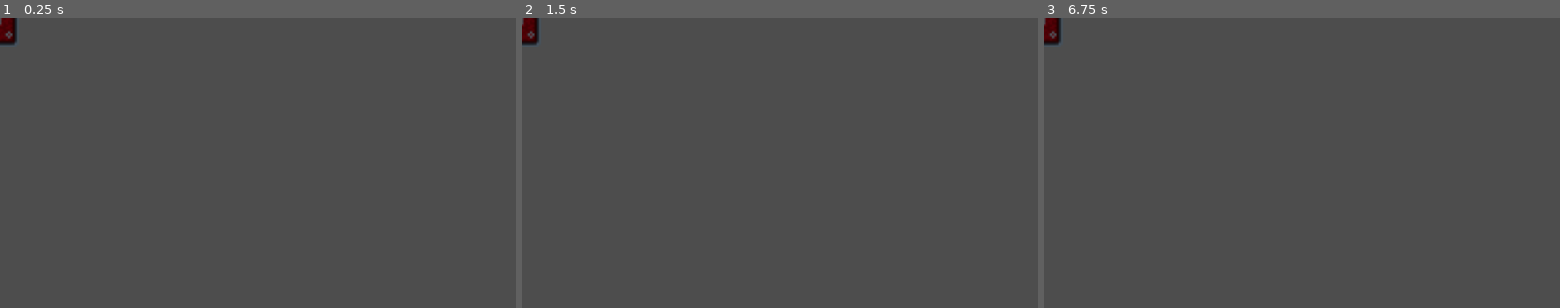
Above: before the commit, frames 1-3 (left to right).
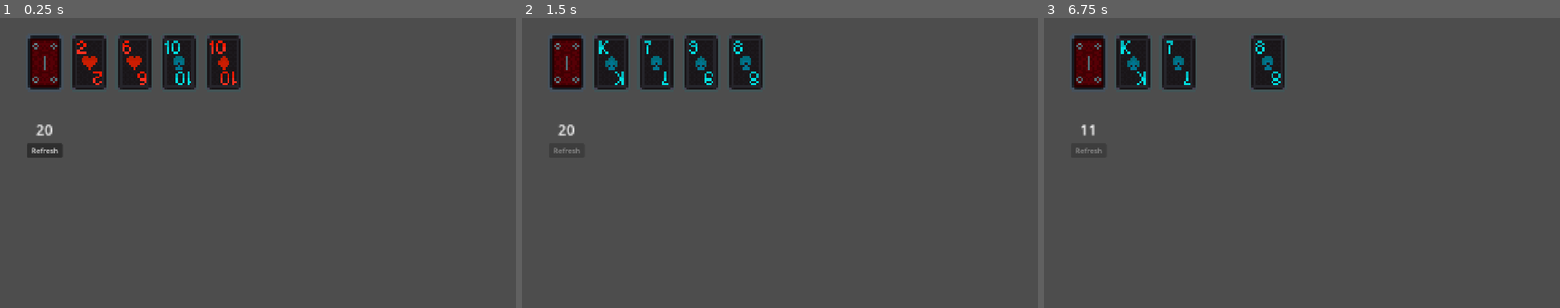
Above: after the commit, the same moments.

Repository: Linkseyes/Scoundrel2d
Game: Godot game, scene res://Main.tscn
Same seed, same stepped clock (60 frames per second), same inputs: the game is played once before the commit and once after it.
Inputs (mouse positions are in pixels of both pictures, inside the frame that each line leads up to):
- Up to frame 1 (0.25 s): no input
- Up to frame 2 (1.5 s): click (568, 151) at 0.5 s, where only the run after the commit has a clickable "Refresh"; tap Enter at 1.25 s; move the mouse to (893, 148) at 1.27 s; click (893, 148) at 1.35 s
- Up to frame 3 (6.75 s): tap Space at 2, 3.5, 5 s; move the mouse to (1198, 177) at 2.02 s; click (1198, 177) at 2.1 s; tap Enter at 2.75, 4.25 s; move the mouse to (1353, 99) at 2.77 s; click (1353, 99) at 2.85 s; move the mouse to (1276, 221) at 3.52 s; click (1276, 221) at 3.6 s; move the mouse to (1456, 206) at 4.27 s; click (1456, 206) at 4.35 s; move the mouse to (1147, 119) at 5.02 s; click (1147, 119) at 5.1 s; move the mouse to (1327, 163) at 5.77 s; click (1327, 163) at 5.85 s; move the mouse to (1224, 90) at 6.52 s; click (1224, 90) at 6.6 s

The runs differ from the first frame. In frame 1, 6.7% of the frame differs, in the area x 0-47%, y 0-49%; in frame 2, 6.4%; in frame 3, 5.2%.
Error before the commit: Invalid call. Nonexistent function 'start' in base 'Area2D'. (res://scripts/main.gd:14)

Commit message:
Made core game mechanics

Diff:
--- a/Card.tscn
+++ b/Card.tscn
@@ -1,9 +1,22 @@
 [gd_scene format=3 uid="uid://4py50e25l2xu"]
 
-[ext_resource type="Script" uid="uid://whmhy6jf55aj" path="res://scripts/card.gd" id="1_hael8"]
+[ext_resource type="Script" uid="uid://mcnv8mubrawc" path="res://scripts/card/playing_card.gd" id="1_dd2wi"]
+[ext_resource type="Texture2D" uid="uid://cjcvyn7derlw1" path="res://resources/deck_atlas_texture.tres" id="2_hael8"]
 
-[sub_resource type="Image" id="Image_dd2wi"]
+[sub_resource type="RectangleShape2D" id="RectangleShape2D_u4fkt"]
+size = Vector2(18, 26)
 
-[node name="Card" type="Node2D" unique_id=1809774685]
-script = ExtResource("1_hael8")
-sprite = SubResource("Image_dd2wi")
+[node name="Card" type="Area2D" unique_id=582366]
+scale = Vector2(5, 5)
+script = ExtResource("1_dd2wi")
+card_size = Vector2(17, 26)
+
+[node name="Sprite2D" type="Sprite2D" parent="." unique_id=2128474220]
+texture_filter = 1
+texture = ExtResource("2_hael8")
+
+[node name="CollisionShape2D" type="CollisionShape2D" parent="." unique_id=1751566344]
+shape = SubResource("RectangleShape2D_u4fkt")
+
+[connection signal="mouse_entered" from="." to="." method="_on_mouse_entered"]
+[connection signal="mouse_exited" from="." to="." method="_on_mouse_exited"]
--- a/Deck.tscn
+++ b/Deck.tscn
@@ -1,8 +1,9 @@
 [gd_scene format=3 uid="uid://geqdqxrxrnti"]
 
-[ext_resource type="Script" uid="uid://ddvubd0aov3wn" path="res://deck.gd" id="1_kjdvm"]
-[ext_resource type="Texture2D" uid="uid://cwhl3pvwjpj1h" path="res://art/playingcards/cards_dark_alt.PNG" id="1_pyaef"]
-[ext_resource type="Script" uid="uid://brruukimkm44l" path="res://scripts/deck_collision.gd" id="3_4nk3w"]
+[ext_resource type="Script" uid="uid://ddvubd0aov3wn" path="res://scripts/deck/playing_deck.gd" id="1_kjdvm"]
+[ext_resource type="Texture2D" uid="uid://cjcvyn7derlw1" path="res://resources/deck_atlas_texture.tres" id="2_kjdvm"]
+[ext_resource type="Script" uid="uid://brruukimkm44l" path="res://scripts/deck/deck_collision.gd" id="3_4nk3w"]
+[ext_resource type="Script" uid="uid://cdqyhhrqtxled" path="res://scripts/deck/deck_generator.gd" id="4_4nk3w"]
 
 [sub_resource type="RectangleShape2D" id="RectangleShape2D_pyaef"]
 size = Vector2(16, 26)
@@ -12,10 +13,17 @@
 script = ExtResource("1_kjdvm")
 
 [node name="Sprite2D" type="Sprite2D" parent="." unique_id=2011587644]
-texture = ExtResource("1_pyaef")
+texture_filter = 1
+texture = ExtResource("2_kjdvm")
 region_enabled = true
 region_rect = Rect2(18, 108, 17, 26)
 
 [node name="CollisionShape2D" type="CollisionShape2D" parent="." unique_id=579058947]
 shape = SubResource("RectangleShape2D_pyaef")
 script = ExtResource("3_4nk3w")
+
+[node name="DeckGenerator" type="Node2D" parent="." unique_id=915207400]
+script = ExtResource("4_4nk3w")
+
+[connection signal="mouse_entered" from="." to="CollisionShape2D" method="_on_deck_mouse_entered"]
+[connection signal="mouse_exited" from="." to="CollisionShape2D" method="_on_deck_mouse_exited"]
--- a/Main.tscn
+++ b/Main.tscn
@@ -2,12 +2,81 @@
 
 [ext_resource type="PackedScene" uid="uid://geqdqxrxrnti" path="res://Deck.tscn" id="1_glv2v"]
 [ext_resource type="Script" uid="uid://dsc3deiq5bnev" path="res://scripts/main.gd" id="1_uu6xs"]
+[ext_resource type="Script" uid="uid://dvu60ttfev3f2" path="res://scripts/room_manager.gd" id="2_cm0pq"]
+[ext_resource type="PackedScene" uid="uid://4py50e25l2xu" path="res://Card.tscn" id="2_r0du0"]
+[ext_resource type="PackedScene" uid="uid://bcsl7ufior7x0" path="res://Player.tscn" id="4_cm0pq"]
+[ext_resource type="Script" uid="uid://3rerd7eqmwej" path="res://scripts/room_button.gd" id="5_3dxm6"]
 
 [node name="Main" type="Node" unique_id=729807428]
 script = ExtResource("1_uu6xs")
 
-[node name="Deck" parent="." unique_id=1800380479 instance=ExtResource("1_glv2v")]
+[node name="RoomManager" type="Node" parent="." unique_id=304507287 node_paths=PackedStringArray("player")]
+script = ExtResource("2_cm0pq")
+room_size = 4
+card_scene = ExtResource("2_r0du0")
+player = NodePath("../Player")
 
-[node name="StartingPosition" type="Marker2D" parent="." unique_id=432278017]
-position = Vector2(200, 200)
+[node name="Deck" parent="RoomManager" unique_id=1800380479 instance=ExtResource("1_glv2v")]
+
+[node name="CurrentRoom" type="Node" parent="RoomManager" unique_id=230547691]
+
+[node name="CardSpawnPoints" type="Node" parent="RoomManager" unique_id=271273358]
+
+[node name="SpawnPointOne" type="Marker2D" parent="RoomManager/CardSpawnPoints" unique_id=1915057665]
+position = Vector2(200, 100)
+
+[node name="SpawnPointTwo" type="Marker2D" parent="RoomManager/CardSpawnPoints" unique_id=1539722105]
+position = Vector2(300, 100)
+
+[node name="SpawnPointThree" type="Marker2D" parent="RoomManager/CardSpawnPoints" unique_id=83121742]
+position = Vector2(400, 100)
+
+[node name="SpawnPointFour" type="Marker2D" parent="RoomManager/CardSpawnPoints" unique_id=1476255795]
+position = Vector2(500, 100)
+
+[node name="Button" type="Button" parent="RoomManager" unique_id=1029293326 node_paths=PackedStringArray("manager")]
+offset_left = 60.0
+offset_top = 280.0
+offset_right = 140.0
+offset_bottom = 312.0
+pivot_offset = Vector2(40, 16)
+disabled = true
+action_mode = 0
+text = "Button"
+script = ExtResource("5_3dxm6")
+manager = NodePath("..")
+
+[node name="DeckPosition" type="Marker2D" parent="." unique_id=432278017]
+position = Vector2(100, 100)
 scale = Vector2(5, 5)
+
+[node name="Player" parent="." unique_id=2019715754 node_paths=PackedStringArray("health_label") instance=ExtResource("4_cm0pq")]
+position = Vector2(200, 250)
+max_health = 20
+health_label = NodePath("Label")
+
+[node name="Label" type="Label" parent="Player" unique_id=1712806102]
+custom_minimum_size = Vector2(50, 50)
+anchors_preset = 15
+anchor_right = 1.0
+anchor_bottom = 1.0
+offset_left = -125.0
+offset_top = -25.0
+offset_right = -75.0
+offset_bottom = 25.0
+grow_horizontal = 2
+grow_vertical = 2
+scale = Vector2(2, 2)
+pivot_offset = Vector2(25, 25)
+text = "20"
+horizontal_alignment = 1
+vertical_alignment = 1
+
+[node name="DiscardPilePosition" type="Marker2D" parent="Player" unique_id=643121820]
+position = Vector2(300, 0)
+scale = Vector2(25, 25)
+
+[node name="ArmorPosition" type="Marker2D" parent="Player" unique_id=1097545639]
+position = Vector2(100, 0)
+
+[connection signal="pressed" from="RoomManager/Button" to="RoomManager/Button" method="_on_pressed"]
--- /dev/null
+++ b/Player.tscn
@@ -0,0 +1,6 @@
+[gd_scene format=3 uid="uid://bcsl7ufior7x0"]
+
+[ext_resource type="Script" uid="uid://b1le5rjt5kr6j" path="res://scripts/player.gd" id="1_xhfnw"]
+
+[node name="Player" type="Node2D" unique_id=2019715754]
+script = ExtResource("1_xhfnw")
--- a/project.godot
+++ b/project.godot
@@ -23,6 +23,14 @@
 
 project/assembly_name="Scoundrel2D"
 
+[input]
+
+left_mouse_click={
+"deadzone": 0.2,
+"events": [Object(InputEventMouseButton,"resource_local_to_scene":false,"resource_name":"","device":-1,"window_id":0,"alt_pressed":false,"shift_pressed":false,"ctrl_pressed":false,"meta_pressed":false,"button_mask":0,"position":Vector2(0, 0),"global_position":Vector2(0, 0),"factor":1.0,"button_index":1,"canceled":false,"pressed":false,"double_click":false,"script":null)
+]
+}
+
 [physics]
 
 3d/physics_engine="Jolt Physics"
--- /dev/null
+++ b/resources/deck_atlas_texture.tres
@@ -0,0 +1,7 @@
+[gd_resource type="AtlasTexture" format=3 uid="uid://cjcvyn7derlw1"]
+
+[ext_resource type="Texture2D" uid="uid://cwhl3pvwjpj1h" path="res://art/playingcards/cards_dark_alt.PNG" id="1_0abwy"]
+
+[resource]
+atlas = ExtResource("1_0abwy")
+region = Rect2(0, 0, 251, 134)
--- /dev/null
+++ b/resources/playing_deck.tres
@@ -0,0 +1,8 @@
+[gd_resource type="Resource" script_class="Deck" format=3 uid="uid://cluy8lmxqx3ng"]
+
+[ext_resource type="Script" uid="uid://whmhy6jf55aj" path="res://scripts/custom_resources/card.gd" id="1_ny5uw"]
+[ext_resource type="Script" uid="uid://c5wwufrvpghf1" path="res://scripts/custom_resources/deck.gd" id="2_xfykk"]
+
+[resource]
+script = ExtResource("2_xfykk")
+metadata/_custom_type_script = "uid://c5wwufrvpghf1"
--- a/scripts/card.gd
+++ /dev/null
@@ -1,11 +0,0 @@
-class_name Card
-extends Resource
-
-@export var value: int
-@export var role: String
-@export var sprite: Image
-
-func _init(p_value = 0, p_role = "", p_sprite = null):
-	value = p_value
-	role = p_role
-	sprite = p_sprite
--- /dev/null
+++ b/scripts/card/playing_card.gd
@@ -0,0 +1,37 @@
+class_name PlayingCard
+extends Area2D
+
+@export var card_size: Vector2
+var card: Card
+var selected: bool
+var room_manager: RoomManager
+
+
+# Called when the node enters the scene tree for the first time.
+func _ready() -> void:
+	selected = false
+
+# Called every frame. 'delta' is the elapsed time since the previous frame.
+func _process(delta: float) -> void:
+	if Input.is_action_just_pressed("left_mouse_click") and selected:
+		room_manager.use_card(self)
+
+func start(pos: Vector2, p_card: Card, manager: RoomManager):
+	position = pos
+	card = p_card
+	room_manager = manager
+
+	var sprite_position = Vector2(0,0)
+
+	sprite_position.x = (card_size.x + 1) * (card.number + card.face)
+	sprite_position.y = (card_size.y + 1) * (card.suit -1)
+	$Sprite2D.region_enabled = true
+	$Sprite2D.region_rect = Rect2(sprite_position, card_size)
+
+	show()
+
+func _on_mouse_entered() -> void:
+	selected = true
+
+func _on_mouse_exited() -> void:
+	selected = false
--- /dev/null
+++ b/scripts/custom_resources/card.gd
@@ -0,0 +1,45 @@
+# Resourse Class of a card
+class_name Card
+extends Resource
+
+# The Face of a card, NULL if it is a number
+enum Faces {
+	NULL,
+	JACK,
+	QUEEN,
+	KING,
+	JOKER
+}
+
+# The Face of a card, NULL for NULL's sake
+enum Suits {
+	NULL,
+	HEARTS,
+	DIAMONDS,
+	CLUBS,
+	SPADES
+}
+
+# True if the card is a number card from the Ace to a 10
+@export var is_numbered_card: bool
+# True if the card is a face card: Jack, Queen, King or Joker
+@export var is_face_card: bool
+# The number of the card if it is a card number between a 1-10 range
+@export_range(1,10) var number: int
+# The Face of the card
+@export var face: Faces
+# The Suit of the card
+@export var suit: Suits
+
+func _init(is_num_c=false, is_face_c=false, num=0, p_face=Faces.NULL, p_suit=Suits.NULL):
+	is_numbered_card = is_num_c
+	is_face_card = is_face_c
+	number = num
+	face = p_face
+	suit = p_suit
+
+func _to_string() -> String:
+	if is_numbered_card:
+		return str(number) + " of " + str(Suits.keys()[suit])
+	else:
+		return str(Faces.keys()[face]) + " of " + str(Suits.keys()[suit])
--- /dev/null
+++ b/scripts/custom_resources/deck.gd
@@ -0,0 +1,7 @@
+class_name Deck
+extends Resource
+
+@export var deck: Array[Card]
+
+func _init(p_deck: Array[Card] = []):
+	deck = p_deck
--- a/scripts/deck_collision.gd
+++ b/scripts/deck/deck_collision.gd
@@ -1,17 +1,23 @@
 extends CollisionShape2D
 
+var in_deck: bool
 
 # Called when the node enters the scene tree for the first time.
 func _ready() -> void:
-	pass # Replace with function body.
+	in_deck = false
 
 
 # Called every frame. 'delta' is the elapsed time since the previous frame.
 func _process(delta: float) -> void:
-	pass
+	if Input.is_action_just_pressed("left_mouse_click") and in_deck:
+		print(2)
 
-func _mouse_entered():
+
+func _on_deck_mouse_entered() -> void:
+	in_deck = true
 	print(1)
 
-func _mouse_exited():
-	print(1)
+
+func _on_deck_mouse_exited() -> void:
+	in_deck = false
+	print(0)
--- /dev/null
+++ b/scripts/deck/deck_generator.gd
@@ -0,0 +1,44 @@
+extends Node
+
+func generate_scoundrel_deck() -> Deck:
+	var new_deck = generate_deck(false)
+	filter_to_scoundrel_deck(new_deck)
+	new_deck.deck.shuffle()
+	return new_deck
+
+func generate_deck(add_jokers: bool, number_of_jokers: int = 0):
+	var deck_of_cards = Deck.new()
+
+	for current_suit in Card.Suits:
+		if Card.Suits[current_suit] != Card.Suits.NULL:
+			for n in range(1,11):
+				var new_card = Card.new()
+				new_card.is_numbered_card = true
+				new_card.number = n
+				new_card.suit = Card.Suits[current_suit]
+				deck_of_cards.deck.append(new_card)
+
+			for current_face in Card.Faces:
+				if Card.Faces[current_face] != Card.Faces.NULL and Card.Faces[current_face] != Card.Faces.JOKER:
+					var new_card = Card.new()
+					new_card.is_face_card = true
+					new_card.number = 10
+					new_card.face = Card.Faces[current_face]
+					new_card.suit = Card.Suits[current_suit]
+					deck_of_cards.deck.append(new_card)
+
+	if add_jokers == true:
+		for n in number_of_jokers:
+			var new_card = Card.new()
+			new_card.face = Card.Faces.JOKER;
+			deck_of_cards.append(new_card)
+
+	return deck_of_cards
+
+func filter_to_scoundrel_deck(deck_of_cards: Deck):
+	deck_of_cards.deck = deck_of_cards.deck.filter(
+		func(card: Card):
+			var is_not_red_face = card.face == Card.Faces.NULL or (card.suit != Card.Suits.HEARTS and card.suit != Card.Suits.DIAMONDS)
+			var is_red_ace = (card.suit == Card.Suits.HEARTS or card.suit == Card.Suits.DIAMONDS) and card.number == 1
+			return is_not_red_face and !is_red_ace
+	)
--- /dev/null
+++ b/scripts/deck/playing_deck.gd
@@ -0,0 +1,32 @@
+class_name PlayingDeck
+extends Area2D
+
+var playing_deck: Deck
+
+# Called when the node enters the scene tree for the first time.
+func _ready() -> void:
+	pass # Replace with function body.
+
+# Called every frame. 'delta' is the elapsed time since the previous frame.
+func _process(delta: float) -> void:
+	pass
+
+func start(pos):
+	position = pos
+	playing_deck = $DeckGenerator.generate_scoundrel_deck()
+	show()
+
+func add_cards_to_deck(cards: Array[Card]):
+	playing_deck.deck.append_array(cards)
+
+func get_top_n_cards(n_cards: int) -> Array[Card]:
+	var top_cards: Array[Card] = []
+
+	var n = 1
+	var top_card = playing_deck.deck.front()
+	while top_card != null and n <= n_cards:
+		top_cards.append(playing_deck.deck.pop_front())
+		top_card = playing_deck.deck.front()
+		n += 1
+
+	return top_cards
--- a/scripts/main.gd
+++ b/scripts/main.gd
@@ -1,14 +1,17 @@
 extends Node
-
 
 # Called when the node enters the scene tree for the first time.
 func _ready() -> void:
 	new_game()
-
 
 # Called every frame. 'delta' is the elapsed time since the previous frame.
 func _process(delta: float) -> void:
 	pass
 
 func new_game():
-	$Deck.start($StartingPosition.position)
+	$RoomManager/Deck.start($DeckPosition.position)
+	$RoomManager.generate_new_room()
+
+
+func _on_button_pressed() -> void:
+	pass # Replace with function body.
--- /dev/null
+++ b/scripts/player.gd
@@ -0,0 +1,77 @@
+class_name Player
+extends Node
+
+@export var max_health: int
+@export var health_label: Label
+var current_armor: PlayingCard
+var current_health: int
+var last_defended: int
+var current_discard: PlayingCard
+var n_monsters_defended: int
+
+# Called when the node enters the scene tree for the first time.
+func _ready() -> void:
+	current_health = max_health
+	health_label.text = str(current_health)
+	current_armor = null
+	last_defended = max_health + 1
+	current_discard = null
+	n_monsters_defended = 0
+
+# Called every frame. 'delta' is the elapsed time since the previous frame.
+func _process(delta: float) -> void:
+	pass
+
+func take_damage(card: PlayingCard):
+	var damage = 0
+	if card.card.number == 1:
+		damage = 14
+	else: damage = card.card.number + card.card.face
+
+	var effective_armor = 0
+	if damage < last_defended and current_armor != null:
+		effective_armor = current_armor.card.number
+		add_monster_card_to_armor(card)
+	else: discard_card(card)
+
+	if damage > effective_armor:
+		current_health = current_health - (damage - effective_armor)
+		last_defended = damage
+
+	if current_health < 0:
+		current_health = 0
+	health_label.text = str(current_health)
+
+func add_monster_card_to_armor(monster_card: PlayingCard):
+	monster_card.position = $ArmorPosition.position
+	monster_card.position.x += 15 + n_monsters_defended * 15
+	current_armor.add_child(monster_card)
+	n_monsters_defended += 1
+
+func add_new_armor(new_armor: PlayingCard):
+	current_armor = new_armor
+	last_defended = max_health + 1
+	switch_armor_card(new_armor)
+
+func switch_armor_card(card: PlayingCard):
+	discard_card(current_armor)
+
+	current_armor = card
+	add_child(card)
+	card.position = $ArmorPosition.position
+
+func heal(card: PlayingCard):
+	current_health += card.card.number
+	if current_health > max_health:
+		current_health = max_health
+	health_label.text = str(current_health)
+	discard_card(card)
+
+func discard_card(card: PlayingCard):
+	if card == null: return
+	remove_child(current_discard)
+	current_discard = card
+	add_child(card)
+	for i in current_discard.get_children():
+		card.remove_child(i)
+	card.position = $DiscardPilePosition.position
--- /dev/null
+++ b/scripts/room_button.gd
@@ -0,0 +1,44 @@
+class_name RoomButton
+extends Button
+
+@export var manager: RoomManager
+var room_completed: bool
+var can_refresh: bool
+
+enum Action {
+	REFRESH_ROOM,
+	NEXT_ROOM
+}
+
+# Called when the node enters the scene tree for the first time.
+func _ready() -> void:
+	room_completed = false
+	can_refresh = false
+
+# Called every frame. 'delta' is the elapsed time since the previous frame.
+func _process(delta: float) -> void:
+	if !room_completed and !can_refresh:
+		disabled = true
+	else:
+		disabled = false
+
+func _on_pressed() -> void:
+	if room_completed:
+		set_button_as(Action.NEXT_ROOM)
+		manager.generate_new_room()
+	elif can_refresh:
+		manager.refresh_room()
+
+func set_button_as(action: Action):
+	if action == Action.REFRESH_ROOM:
+		room_completed = false
+		can_refresh = true
+		text = "Refresh"
+	elif action == Action.NEXT_ROOM:
+		room_completed = true
+		can_refresh = false
+		text = "Next"
+
+func disable():
+	room_completed = false
+	can_refresh = false
--- /dev/null
+++ b/scripts/room_manager.gd
@@ -0,0 +1,70 @@
+class_name RoomManager
+extends Node
+
+@export var room_size: int
+@export var card_scene: PackedScene
+@export var player: Player
+var refresh_counter: int
+
+# Called when the node enters the scene tree for the first time.
+func _ready() -> void:
+	$Button.disable()
+	refresh_counter = 0
+
+# Called every frame. 'delta' is the elapsed time since the previous frame.
+func _process(delta: float) -> void:
+	pass
+
+func generate_new_room():
+	if refresh_counter <= 0:
+		$Button.set_button_as(RoomButton.Action.REFRESH_ROOM)
+	else: $Button.disable()
+	var spaw_points = $CardSpawnPoints.get_children()
+
+	var n_old_cards = 0
+	if $CurrentRoom.get_child_count() > 0:
+		for card in $CurrentRoom.get_children():
+			card.position = spaw_points.get(n_old_cards).position
+			n_old_cards += 1
+
+	var cards: Array[Card] = $Deck.get_top_n_cards(room_size-n_old_cards)
+	print(cards)
+
+	for i in range(cards.size()):
+		var new_card = card_scene.instantiate()
+		new_card.start(spaw_points.get(n_old_cards + i).position, cards.get(i), self)
+		$CurrentRoom.add_child(new_card)
+
+	refresh_counter -= 1
+
+func use_card(card: PlayingCard):
+	$Button.disable()
+	$CurrentRoom.remove_child(card)
+
+	if card.card.suit == Card.Suits.CLUBS or card.card.suit == Card.Suits.SPADES:
+		player.take_damage(card)
+
+	elif card.card.suit == Card.Suits.HEARTS:
+		player.heal(card)
+
+	elif card.card.suit == Card.Suits.DIAMONDS:
+		player.add_new_armor(card)
+
+	if needs_new_room():
+		generate_new_room()
+	elif $CurrentRoom.get_child_count() == 1:
+		$Button.set_button_as(RoomButton.Action.NEXT_ROOM)
+
+func needs_new_room() -> bool:
+	return $CurrentRoom.get_child_count() == 0
+
+func refresh_room():
+	refresh_counter = 1
+	$Button.disable()
+	var old_cards = $CurrentRoom.get_children()
+	var array: Array[Card] = []
+	for card in old_cards:
+		array.append(card)
+		$CurrentRoom.remove_child(card)
+	$Deck.add_cards_to_deck(array)
+	generate_new_room()
Not shown, added: scripts/card/playing_card.gd.uid
Renamed: scripts/card.gd.uid -> scripts/custom_resources/card.gd.uid
Not shown, added: scripts/custom_resources/deck.gd.uid
Renamed: scripts/deck_collision.gd.uid -> scripts/deck/deck_collision.gd.uid
Not shown, added: scripts/deck/deck_generator.gd.uid
Not shown, added: scripts/deck/playing_deck.gd.uid
Not shown, added: scripts/player.gd.uid
Not shown, added: scripts/room_button.gd.uid
Not shown, added: scripts/room_manager.gd.uid
